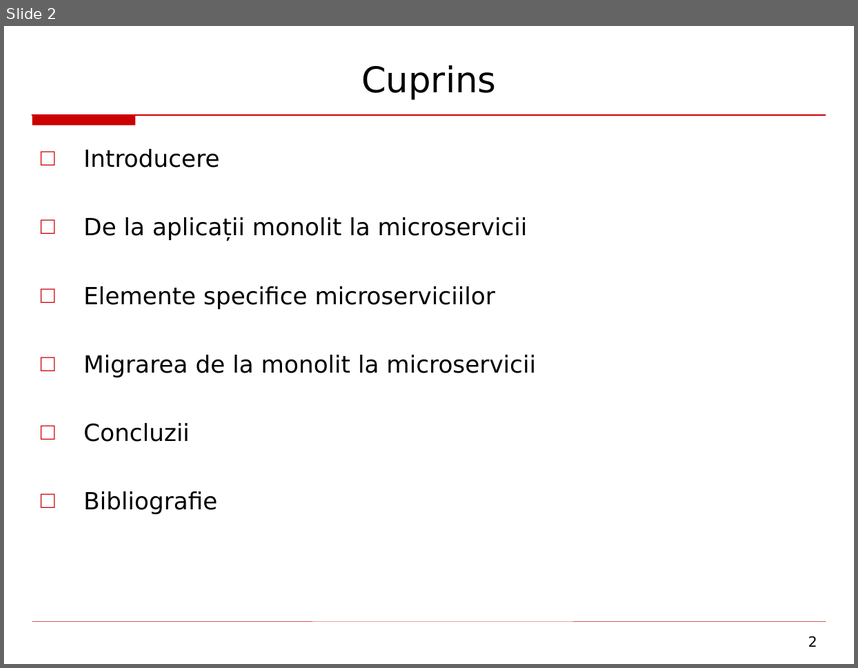
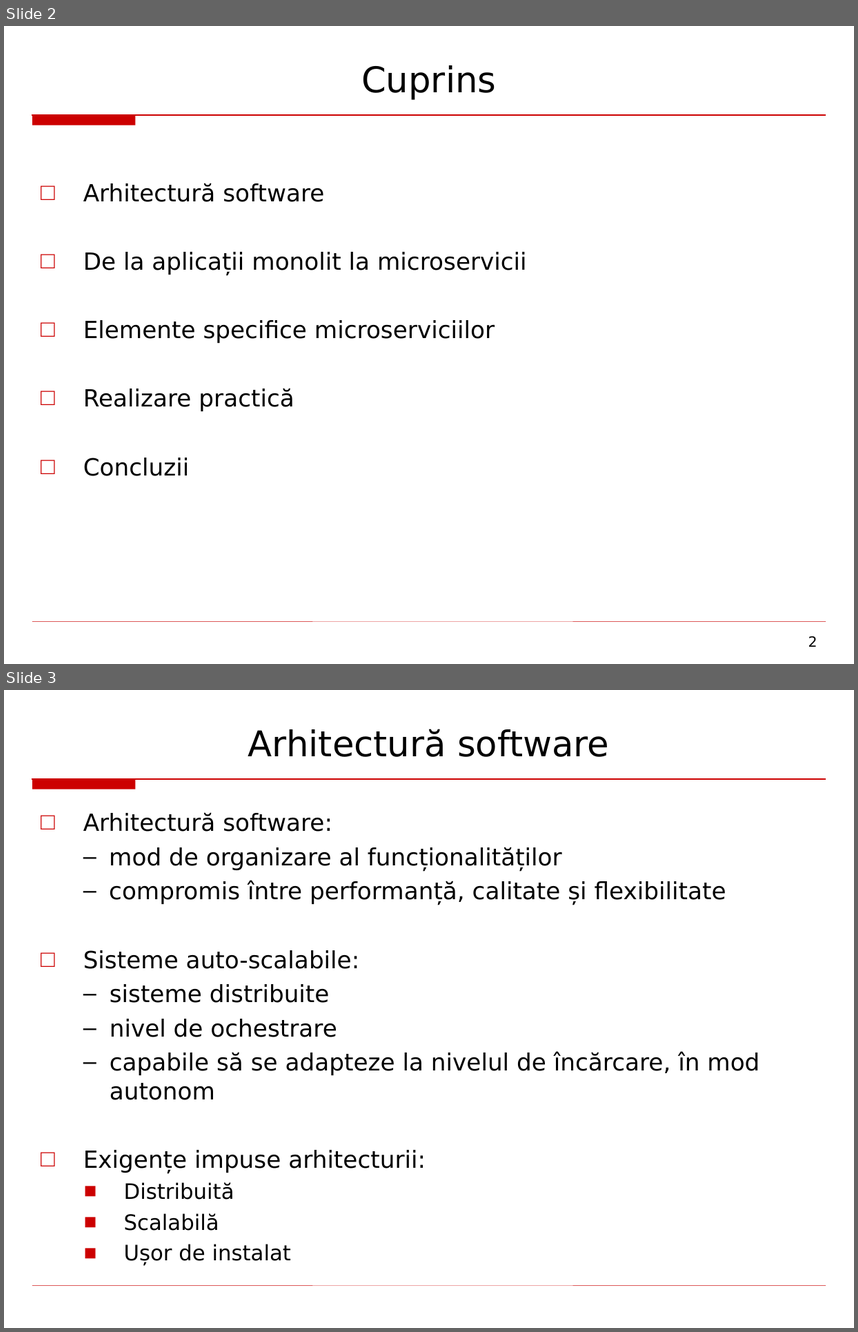
Before and after one commit to amihaescu/dizertatie, a slide deck: andrei.mihaescu.disertatie.2016.ppt. Shown one above the other, each under a label of ours: slide 2 before the commit, slides 2 and 3 after it. The pictures are 858x668 and 858x1332 pixels, drawn with LibreOffice and Linux fonts; fonts in the diff are those of the drawing. Boxes give left, top, right and bottom in pixels: in the first picture for what was removed or moved away, otherwise in the second. Text is boxed around its words. In the diff, an @@ line names an element or a change of style, - is before the commit and + after.

```diff
--- a/andrei.mihaescu.disertatie.2016.ppt
+++ b/andrei.mihaescu.disertatie.2016.ppt
@@ slide 3 added at (4,690,854,1328), background #FFFFFF; not listed: 2 template elements that a slide beside it also shows @@
@@ text added at (248,729,609,757), 30 pt, text #000000 @@
+Arhitectură software
@@ text added at (83,812,760,1265), 20 pt, text #000000 @@
+□ Arhitectură software:
+  – mod de organizare al funcționalităților
+  – compromis între performanță, calitate și flexibilitate
+□ Sisteme auto-scalabile:
+  – sisteme distribuite
+  – nivel de ochestrare
+  – capabile să se adapteze la nivelul de încărcare, în mod autonom
+□ Exigențe impuse arhitecturii:
+  ■ Distribuită
+  ■ Scalabilă
+  ■ Ușor de instalat
@@ slide 2 changed as well @@
@@ text at (83,183,324,202): text changed @@
-□ Introducere
+□ Arhitectură software
@@ text at (83,252,527,476): indent changed @@
@@ text at (83,388,294,411): text changed @@
-□ Migrarea de la monolit la microservicii
+□ Realizare practică
@@ text at (83,491,217,514): paragraph removed @@
-□ Bibliografie
```
Also in this commit, not shown: 13 other slides changed, 1 slide removed, 1 other file.
